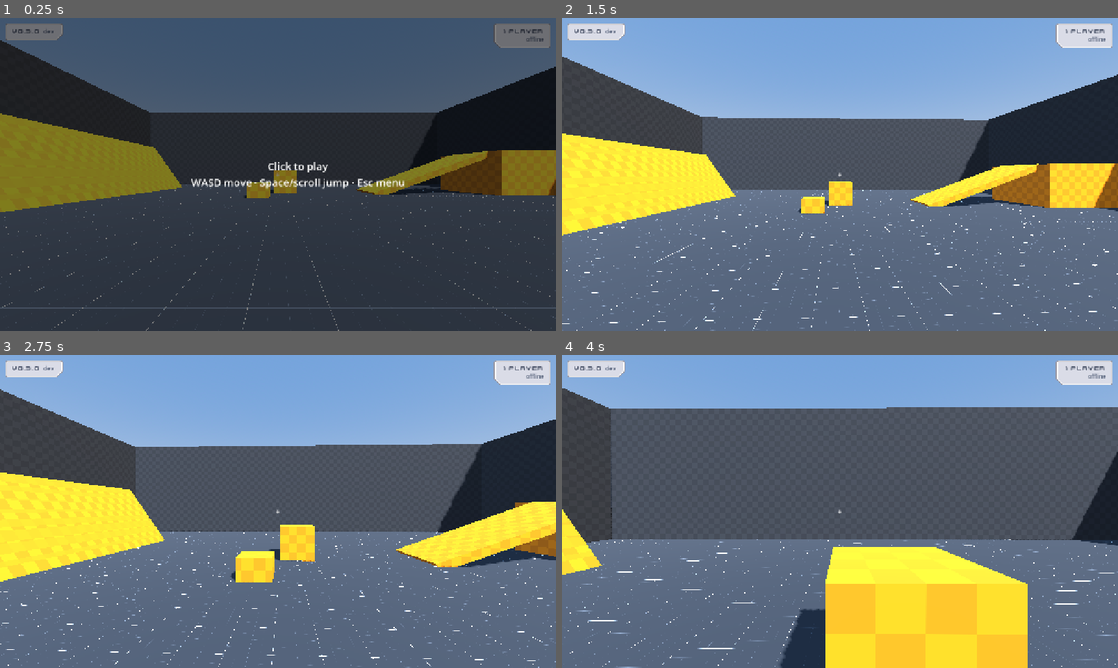
Above: before the commit, frames 1-4 (two rows, left to right).
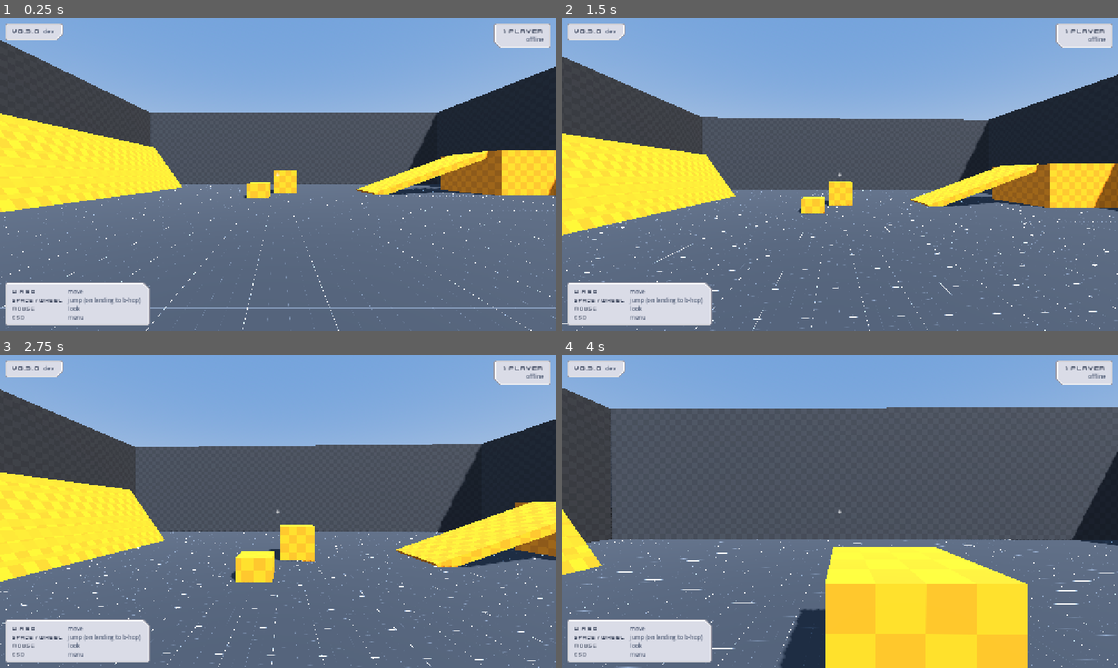
Above: after the commit, the same moments.

Repository: BrianWiz/the-game
Game: Godot game, scene res://main.tscn
Two runs of this game, one before a commit and one after it. Both use one fixed random seed, a clock stepped at 60 frames per second and the inputs below.
Inputs (mouse positions are in pixels of both pictures, inside the frame that each line leads up to):
- Up to frame 1 (0.25 s): no input
- Up to frame 2 (1.5 s): click (840, 171) at 0.5 s, where only the run after the commit has a clickable "Resume"; tap Enter at 1.25 s; move the mouse to (867, 174) at 1.27 s; hold W (move_forward) from 1.28 s (still down); hold Space (jump) from 1.28 s (still down); click (867, 174) at 1.42 s
- Up to frame 3 (2.75 s): keep holding W (move_forward); move the mouse to (250, 511) at 2.02 s; release Space (jump) at 2.03 s; tap Shift at 2.1 s; click (250, 511) at 2.17 s; tap Space (jump) at 2.27, 2.3, 2.57 s
- Up to frame 4 (4 s): keep holding W (move_forward); move the mouse to (851, 505) at 2.77 s; hold Space (jump) 2.78-3.53 s; tap Alt at 2.85 s; click (851, 505) at 2.92 s; move the mouse to (834, 517) at 3.52 s; tap Ctrl at 3.6 s; click (834, 517) at 3.67 s; tap Space (jump) at 3.77, 3.8 s

The runs differ from the first frame. In frame 1, 97% of the frame differs, in the area x 0-100%, y 0-100%; in frame 2, 3.5%; in frame 3, 3.5%; in frame 4, 3.5%.

Commit message:
feat(game): replace the click-to-play overlay with the menu and a controls panel
The menu now opens whenever the mouse is free with nothing on screen, and Resume,
Play and Play offline capture the mouse on press, so returning to the game takes one
click. On the web, Esc leaves the menu up (browsers can't re-lock from Esc). Controls
move to a bottom-left HUD panel.

Diff:
--- a/game/ui/hud.gd
+++ b/game/ui/hud.gd
@@ -1,6 +1,7 @@
 extends CanvasLayer
-## Corner readouts (version top left, players and connection top right) and
-## click-to-play pointer lock. Styled with Kenney's UI Pack - Space Expansion.
+## Corner readouts: version (top left), players and connection (top right) and controls
+## (bottom left). Styled with Kenney's UI Pack - Space Expansion. When the mouse isn't
+## captured, the menu (ui/login/) is up instead of a click-to-play overlay.
 
 const REFRESH_S := 0.25
 
@@ -10,7 +11,6 @@
 @onready var _commit: Label = $Corners/Version/Line/Commit
 @onready var _count: Label = $Corners/Players/Lines/Count
 @onready var _status: Label = $Corners/Players/Lines/Status
-@onready var _overlay: Control = $Overlay
 
 
 func _ready() -> void:
@@ -33,10 +33,6 @@
 
 
 func _process(delta: float) -> void:
-	_overlay.visible = (
-		Input.mouse_mode != Input.MOUSE_MODE_CAPTURED
-		and not get_tree().get_first_node_in_group(&"modal_ui")
-	)
 	_refresh_in -= delta
 	if _refresh_in <= 0.0:
 		_refresh_in = REFRESH_S
--- a/game/ui/hud.tscn
+++ b/game/ui/hud.tscn
@@ -74,26 +74,60 @@
 theme_type_variation = &"HudDetail"
 horizontal_alignment = 2
 
-[node name="Overlay" type="ColorRect" parent="."]
-anchors_preset = 15
-anchor_right = 1.0
+[node name="Keys" type="PanelContainer" parent="Corners"]
+layout_mode = 1
+anchors_preset = 2
+anchor_top = 1.0
 anchor_bottom = 1.0
+offset_left = 12.0
+offset_top = -12.0
+offset_bottom = -12.0
+grow_vertical = 0
 mouse_filter = 2
-color = Color(0, 0, 0, 0.5)
+theme_type_variation = &"HudPanelBottomLeft"
 
-[node name="Prompt" type="Label" parent="Overlay"]
-anchors_preset = 8
-anchor_left = 0.5
-anchor_top = 0.5
-anchor_right = 0.5
-anchor_bottom = 0.5
-offset_left = -200.0
-offset_top = -40.0
-offset_right = 200.0
-offset_bottom = 40.0
-mouse_filter = 2
-theme_override_font_sizes/font_size = 24
-text = "Click to play
-WASD move · Space/scroll jump · Esc menu"
-horizontal_alignment = 1
-vertical_alignment = 1
+[node name="Grid" type="GridContainer" parent="Corners/Keys"]
+layout_mode = 2
+theme_override_constants/h_separation = 12
+theme_override_constants/v_separation = 2
+columns = 2
+
+[node name="Key0" type="Label" parent="Corners/Keys/Grid"]
+layout_mode = 2
+theme_type_variation = &"HudKey"
+text = "W A S D"
+
+[node name="Action0" type="Label" parent="Corners/Keys/Grid"]
+layout_mode = 2
+theme_type_variation = &"HudDetail"
+text = "move"
+
+[node name="Key1" type="Label" parent="Corners/Keys/Grid"]
+layout_mode = 2
+theme_type_variation = &"HudKey"
+text = "Space / Wheel"
+
+[node name="Action1" type="Label" parent="Corners/Keys/Grid"]
+layout_mode = 2
+theme_type_variation = &"HudDetail"
+text = "jump (on landing to b-hop)"
+
+[node name="Key2" type="Label" parent="Corners/Keys/Grid"]
+layout_mode = 2
+theme_type_variation = &"HudKey"
+text = "Mouse"
+
+[node name="Action2" type="Label" parent="Corners/Keys/Grid"]
+layout_mode = 2
+theme_type_variation = &"HudDetail"
+text = "look"
+
+[node name="Key3" type="Label" parent="Corners/Keys/Grid"]
+layout_mode = 2
+theme_type_variation = &"HudKey"
+text = "Esc"
+
+[node name="Action3" type="Label" parent="Corners/Keys/Grid"]
+layout_mode = 2
+theme_type_variation = &"HudDetail"
+text = "menu"
--- a/game/ui/login/login_screen.gd
+++ b/game/ui/login/login_screen.gd
@@ -1,7 +1,8 @@
 extends CanvasLayer
 ## Sign-in screen shown before joining an online server (`Network.login_required`), and
-## the in-game menu: releasing the mouse (Esc) opens it, with Resume, display name,
-## leave/play offline and sign out.
+## the in-game menu. The game view is either playing (mouse captured) or showing this
+## screen: whenever the mouse is free with nothing on screen (Esc, a lost pointer lock,
+## a refused lock), the menu opens. Buttons that return to the game capture the mouse.
 ##
 ## Email/password or Discord sign-in, display-name picker, then "Play" fetches a join
 ## ticket and connects. The offline room keeps running behind it, and "Play offline"
@@ -14,6 +15,7 @@
 const UI_THEME := preload("res://ui/theme/ui_theme.tres")
 const MESSAGE_COLOR := Color(0.3, 0.4, 0.55)
 const ERROR_COLOR := Color(0.8, 0.2, 0.2)
+const IDLE_MENU_DELAY_S := 0.25
 
 const AUTH_ERRORS := {
 	"discord_cancelled": "Discord sign-in was cancelled.",
@@ -27,9 +29,10 @@
 var _account := {}
 var _server_url := ""
 var _box: VBoxContainer
-## The in-game menu is showing (Esc closes it).
+## The in-game menu is showing (Esc closes it on native builds).
 var _menu_open := false
-var _was_captured := false
+## How long the mouse has been free with no screen up.
+var _idle_s := 0.0
 
 
 func _ready() -> void:
@@ -42,16 +45,25 @@
 		_on_login_required(Network.pending_url)
 
 
-func _process(_delta: float) -> void:
+func _process(delta: float) -> void:
+	if visible or DisplayServer.get_name() == "headless":
+		_idle_s = 0.0
+		return
 	# Browsers exit pointer lock on Esc without passing the key on, so watch the mouse
-	# mode instead of the key: any release while playing opens the menu.
-	var captured := Input.mouse_mode == Input.MOUSE_MODE_CAPTURED
-	if _was_captured and not captured and not visible:
+	# mode rather than the key. The grace period covers a lock request still in flight.
+	if Input.mouse_mode == Input.MOUSE_MODE_CAPTURED:
+		_idle_s = 0.0
+		return
+	_idle_s += delta
+	if _idle_s >= IDLE_MENU_DELAY_S:
 		open_menu()
-	_was_captured = captured
 
 
 func _input(event: InputEvent) -> void:
+	# Browsers only lock the pointer from a click, never from Esc, so on the web Esc
+	# leaves the menu up and Resume is the way back.
+	if OS.has_feature("web"):
+		return
 	if _menu_open and visible and event.is_action_pressed("release_mouse"):
 		get_viewport().set_input_as_handled()
 		_resume()
@@ -147,7 +159,7 @@
 		_button("Sign in with Discord", _start_discord.bind(false))
 	_link("Create an account", _show_sign_up)
 	_link("Forgot your password?", _show_forgot)
-	_link("Play offline", _close)
+	_game_button("Play offline", _close, false)
 	email.grab_focus.call_deferred()
 
 
@@ -242,7 +254,7 @@
 		if OS.has_feature("web") and not _account.get("discord_linked", false):
 			_link("Link your Discord account", _start_discord.bind(true))
 		_link("Change display name", _show_pick_name.bind(""))
-	_link("Leave and play offline", _leave)
+	_game_button("Leave and play offline", _leave, false)
 	if _api != null and _api.has_session():
 		_link("Sign out", _sign_out)
 
@@ -267,14 +279,14 @@
 	_clear("Signed in as %s" % _account.get("display_name", ""), message)
 	if OS.has_feature("web") and not Network.server_version_mismatch.is_empty():
 		_button("Reload page", func() -> void: JavaScriptBridge.eval("window.location.reload()"))
-		_link("Play", _play)
-	else:
-		_button("Play", _play)
+		_game_button("Play", _play, false)
+	else:
+		_game_button("Play", _play, true)
 	if OS.has_feature("web") and not _account.get("discord_linked", false):
 		_link("Link your Discord account", _start_discord.bind(true))
 	_link("Change display name", _show_pick_name.bind(""))
 	_link("Sign out", _sign_out)
-	_link("Play offline", _close)
+	_game_button("Play offline", _close, false)
 
 
 func _show_notice(title: String, text: String) -> void:
@@ -296,7 +308,9 @@
 	if result["ok"]:
 		_close()
 		Network.join(_server_url, str((result["data"] as Dictionary).get("ticket", "")))
-	elif result["error"] == "display_name_required":
+		return
+	Input.mouse_mode = Input.MOUSE_MODE_VISIBLE
+	if result["error"] == "display_name_required":
 		_show_pick_name("")
 	elif result["status"] == 401:
 		_show_sign_in(_error_text(result))
@@ -314,14 +328,29 @@
 	JavaScriptBridge.eval("window.location.assign(%s)" % JSON.stringify(url))
 
 
-## Resume fires on press, not release: the web export requests pointer lock from the
-## browser's mouse-up handler, which only works if the mode changed before it.
 func _resume_button() -> void:
-	_button("Resume", _resume).action_mode = BaseButton.ACTION_MODE_BUTTON_PRESS
-
-
-## Closes the menu and grabs the mouse again (the click counts as the user gesture
-## browsers require for pointer lock).
+	_game_button("Resume", _close, true)
+
+
+## A button that returns to the game: it grabs the mouse, then runs `action`. It fires on
+## press so the capture happens inside the click, the user gesture browsers require
+## for pointer lock. If the lock is refused anyway, the menu comes back.
+func _game_button(text: String, action: Callable, primary: bool) -> Button:
+	var button := (
+		_button(text, _capture_then.bind(action))
+		if primary
+		else _link(text, _capture_then.bind(action))
+	)
+	button.action_mode = BaseButton.ACTION_MODE_BUTTON_PRESS
+	return button
+
+
+func _capture_then(action: Callable) -> void:
+	Input.mouse_mode = Input.MOUSE_MODE_CAPTURED
+	action.call()
+
+
+## Closes the menu and grabs the mouse again (native Esc).
 func _resume() -> void:
 	_close()
 	Input.mouse_mode = Input.MOUSE_MODE_CAPTURED
--- a/game/ui/theme/hud_theme.tres
+++ b/game/ui/theme/hud_theme.tres
@@ -2,6 +2,7 @@
 
 [ext_resource type="Texture2D" path="res://assets/kenney/ui-space/panel_glass_notch_br.png" id="glass_br"]
 [ext_resource type="Texture2D" path="res://assets/kenney/ui-space/panel_glass_notch_bl.png" id="glass_bl"]
+[ext_resource type="Texture2D" path="res://assets/kenney/ui-space/panel_glass_notch_tr.png" id="glass_tr"]
 [ext_resource type="FontFile" path="res://assets/kenney/ui/kenney_future.ttf" id="font_heading"]
 
 [sub_resource type="StyleBoxTexture" id="glass_left"]
@@ -26,7 +27,24 @@
 texture_margin_right = 16.0
 texture_margin_bottom = 20.0
 
+[sub_resource type="StyleBoxTexture" id="glass_bottom_left"]
+content_margin_left = 16.0
+content_margin_top = 12.0
+content_margin_right = 22.0
+content_margin_bottom = 10.0
+texture = ExtResource("glass_tr")
+texture_margin_left = 16.0
+texture_margin_top = 20.0
+texture_margin_right = 20.0
+texture_margin_bottom = 16.0
+
 [resource]
+HudKey/base_type = &"Label"
+HudKey/colors/font_color = Color(0.2, 0.24, 0.33, 1)
+HudKey/fonts/font = ExtResource("font_heading")
+HudKey/font_sizes/font_size = 12
+HudPanelBottomLeft/base_type = &"PanelContainer"
+HudPanelBottomLeft/styles/panel = SubResource("glass_bottom_left")
 HudPanelLeft/base_type = &"PanelContainer"
 HudPanelLeft/styles/panel = SubResource("glass_left")
 HudPanelRight/base_type = &"PanelContainer"
Binary file added: game/assets/kenney/ui-space/panel_glass_notch_tr.png
Not shown, added: game/assets/kenney/ui-space/panel_glass_notch_tr.png.import
